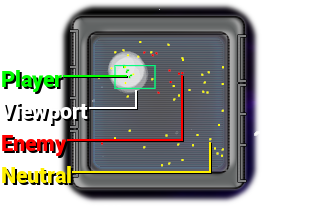
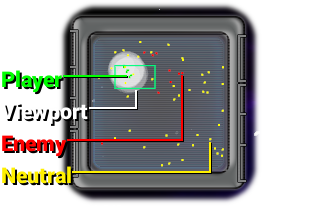
Before/after of a 320×206 layered artwork. What changed in the layer stack:
painted on "... #1" over <box>2,70,88,184</box>
painted on "..." over <box>3,72,90,186</box>
